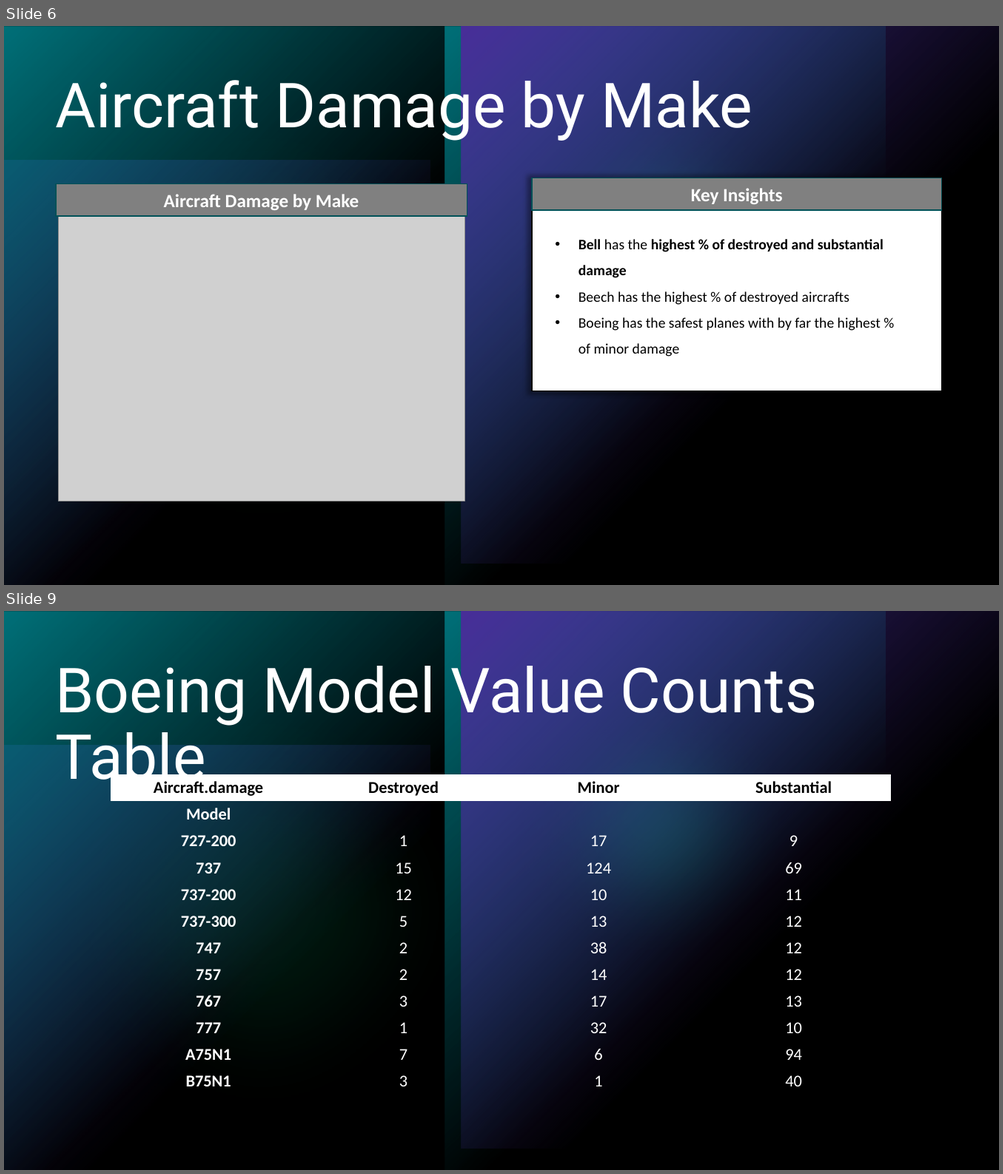
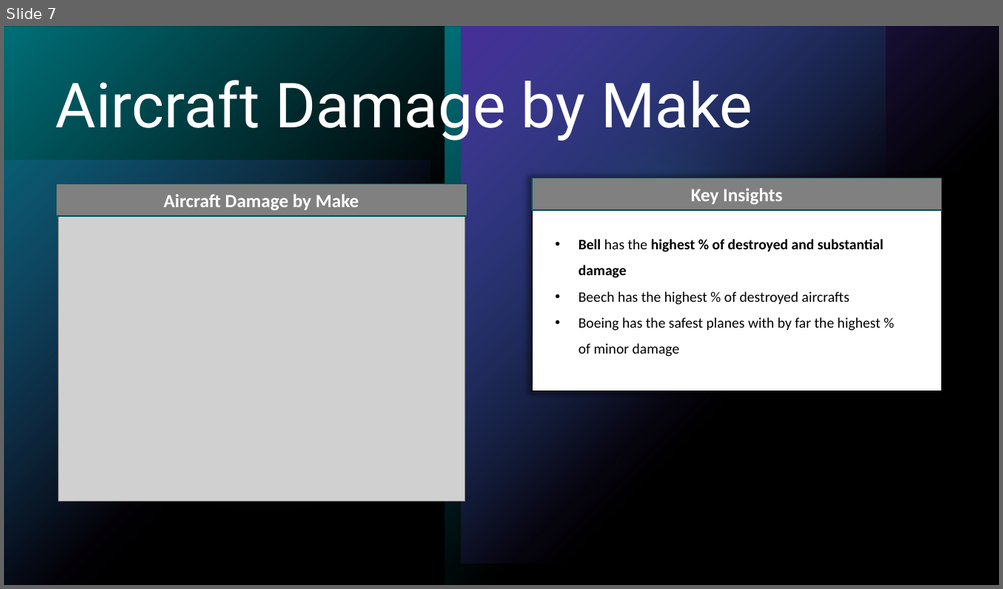
Before and after one commit to alecs1523/Aviation_Data_Analysis, a slide deck: phase_1_aviation_analysis.pptx. Shown one above the other, each under a label of ours: slides 6 and 9 before the commit, slide 7 after it; the slides between them are not shown. The pictures are 1003x1174 and 1003x589 pixels, drawn with LibreOffice and Linux fonts; fonts in the diff are those of the drawing; grey boxes stand for pictures. Boxes give left, top, right and bottom in pixels: in the first picture for what was removed or moved away, otherwise in the second. Text is boxed around its words. In the diff, an @@ line names an element or a change of style, - is before the commit and + after.

```diff
--- a/phase_1_aviation_analysis.pptx
+++ b/phase_1_aviation_analysis.pptx
@@ slide 9 removed at bbox=[4, 611, 999, 1170], background #000000; not listed: 7 template elements that a slide beside it also shows @@
@@ title removed at bbox=[56, 655, 817, 795] @@
-Boeing Model Value Counts Table
@@ table removed at bbox=[111, 775, 890, 1090], 12 rows, 4 columns @@
-Aircraft.damage | Destroyed | Minor | Substantial
-Model |  |  | 
-727-200 | 1 | 17 | 9
-737 | 15 | 124 | 69
-737-200 | 12 | 10 | 11
-737-300 | 5 | 13 | 12
-747 | 2 | 38 | 12
-757 | 2 | 14 | 12
-767 | 3 | 17 | 13
-777 | 1 | 32 | 10
-A75N1 | 7 | 6 | 94
-B75N1 | 3 | 1 | 40
@@ what was slide 6 is now slide 7 @@
```
Also in this commit, not shown: 4 slides changed, 2 slides added, 3 other slides removed, 2 other files.
